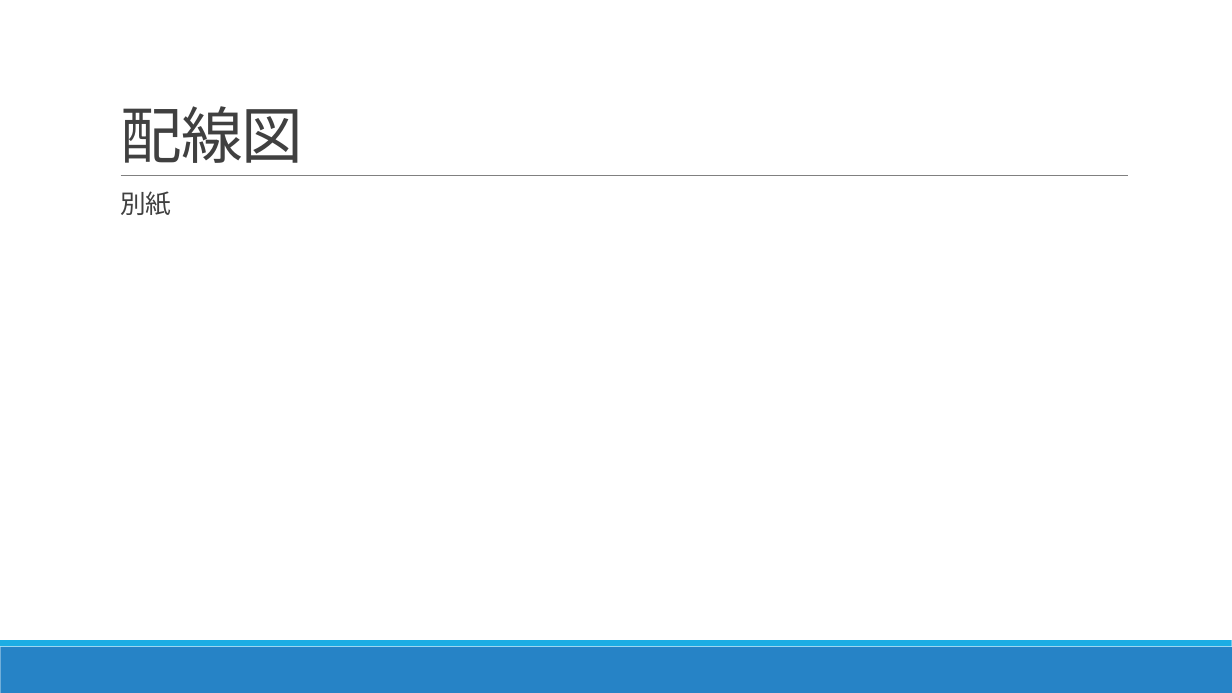
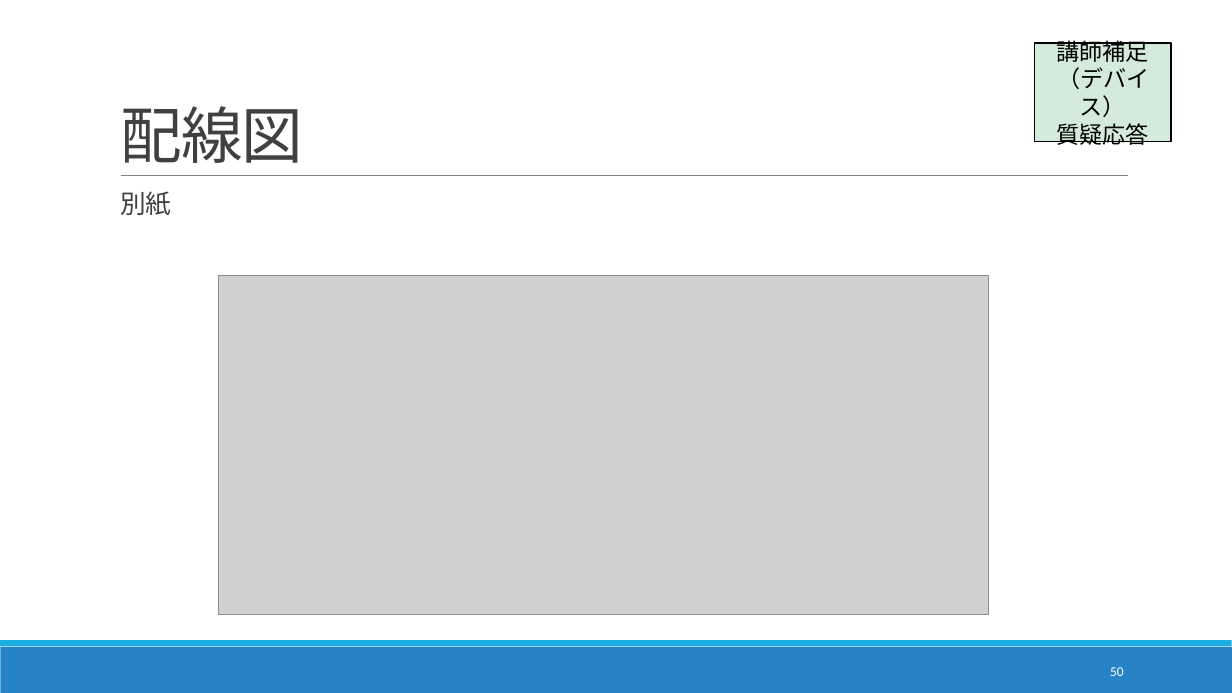
Before and after one commit to nc30mtd/noastec-smiottk, a slide deck: slide 50 of IoTセミナーテキスト.pptx (slide 47 before the commit). Drawn at 1232x693 pixels with LibreOffice and Linux fonts; fonts in the diff are those of the drawing; grey boxes stand for pictures. Boxes give left, top, right and bottom in pixels: in the first picture for what was removed or moved away, otherwise in the second. Text is boxed around its words. In the diff, an @@ line names an element or a change of style, - is before the commit and + after.

Commit message:
・テキストタイトル修正 ・ページ数挿入 ・P2事前確認のページ作成（インストールしているか確認） ・P4　何のことからわからないと言われた「通材」の絵を入れてみました ・P8以降、「事前に済」「実習」「入力サポートあり」「講師実演」を補記 ・P9　何のことからわからないと言われた「ディレクトリ」「コンソール」に括弧補足 ・P18、34、50休憩・お疲れさまの挿絵

```diff
--- a/IoTセミナーテキスト.pptx
+++ b/IoTセミナーテキスト.pptx
@@ rectangle added at <box>1035,43,1172,142</box>, fill #D4EBDB, outline #000000 1.25 pt, 18 pt, text #000000 @@
+講師補足
+（デバイス）
+質疑応答
@@ picture added at <box>218,275,988,615</box> @@
@@ page number added at <box>1110,667,1124,676</box>, 10.5 pt, text #FFFFFF @@
+50
```
Also in this commit, not shown: 45 other slides changed, 4 slides added, 1 slide removed.
